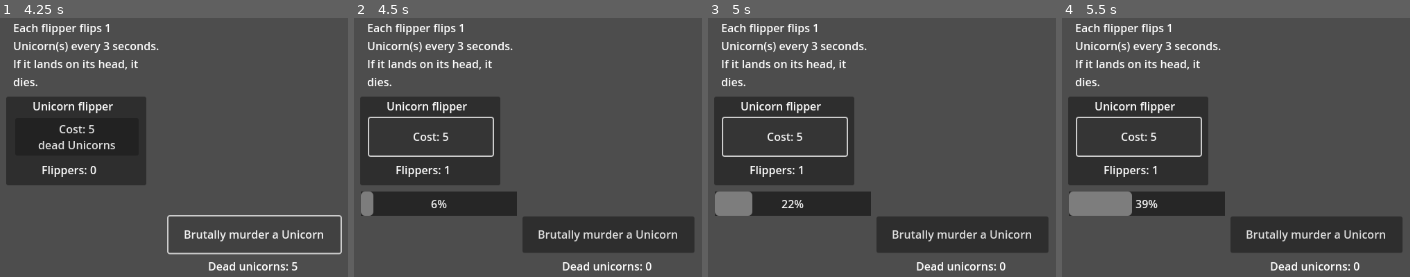
Above: before the commit, frames 1-4 (left to right).
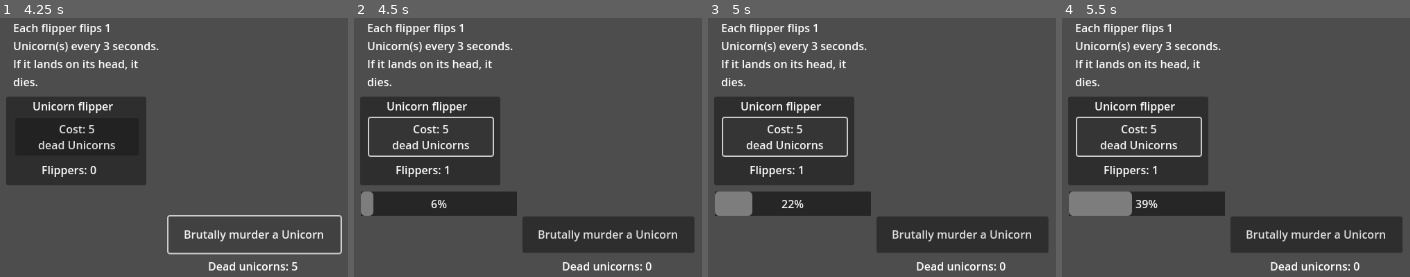
Above: after the commit, the same moments.

Repository: LoonTonk/Unicorn-Flipper
Game: Godot game, scene res://control.tscn
Two runs of this game, one before a commit and one after it. Both use one fixed random seed, a clock stepped at 60 frames per second and the inputs below.
Inputs (mouse positions are in pixels of both pictures, inside the frame that each line leads up to):
- Up to frame 1 (4.25 s): click "Brutally murder a Unicorn" at 0.5 s; click "Brutally murder a Unicorn" at 1.25 s; click "Brutally murder a Unicorn" at 2 s; tap Enter at 2.75 s; tap Space at 3.5 s
- Up to frame 2 (4.5 s): click "Cost: 5 dead Unicorns" at 4.25 s
- Up to frame 3 (5 s): no input
- Up to frame 4 (5.5 s): click (1138, 137) at 5 s, where only the run before the commit has a clickable "Cost: 5"

Frame 1 is identical in both runs. In frame 2, 0.7% of the frame differs, in the area x 10-34%, y 41-51%; in frame 3, 0.7%; in frame 4, 0.7%.

Commit message:
Flipper V2 fix

Diff:
--- a/flipper.gd
+++ b/flipper.gd
@@ -3,7 +3,7 @@
 @export var prefix: String = "Things: "
 @export var prob: float = 0.5
 @export var baseCost: int = 5
-@export var multiplier: int = -1
+@export var multiply: bool = false
 @onready var cost: int = baseCost
 @export var flippers: int = 0
 @onready var unicorns: Node = get_node("/root/Control/Unicorn num")
@@ -19,22 +19,16 @@
 		text = prefix + str(flippers)
 		box.add_child(timer.instantiate())
 		cost = baseCost * pow(1.15, flippers)
-		button.text = "Cost: " + str(cost)
+		button.text = "Cost: " + str(cost) + "\ndead Unicorns"
 
 # Called every frame. 'delta' is the elapsed time since the previous frame.
 func _process(delta):
 	if unicorns.things == baseCost:
 		owner.visible = true
 
-func flip() -> bool:
+func flip(multiplier: int = 1) -> bool:
 		if randf() < prob:
-			if multiplier == -1:
-				unicorns.change_things(horseMultiplier)
-			else:
-				unicorns.change_things(horseMultiplier * multiplier)
-				multiplier += 1
+			unicorns.change_things(horseMultiplier * multiplier)
 			return true
 		else:
-			if multiplier > 1:
-				multiplier = 1
 			return false
--- a/timer.gd
+++ b/timer.gd
@@ -3,6 +3,7 @@
 @onready var bar = get_node("..")
 @onready var flipper = get_node("../../../../Label2")
 @onready var mult = get_node("../M")
+var multiplier: int = 1
 
 var success = StyleBoxFlat.new()
 var failure = StyleBoxFlat.new()
@@ -11,7 +12,7 @@
 	success.set_bg_color(Color(0,0.5,0,1))
 	failure.set_bg_color(Color(0.5,0,0,1))
 	default.set_bg_color(Color(0,0,0,0.5))
-	if flipper.multiplier > 0:
+	if flipper.multiply:
 		mult.visible = true
 
 # Called every frame. 'delta' is the elapsed time since the previous frame.
@@ -23,8 +24,11 @@
 
 
 func _on_timeout():
-	if flipper.flip():
+	if flipper.flip(multiplier):
 		bar.set("theme_override_styles/background", success)
+		if flipper.multiply:
+			multiplier += 1
 	else:
 		bar.set("theme_override_styles/background", failure)
-	mult.text = "x" + str(flipper.multiplier)
+		multiplier = 1
+	mult.text = "x" + str(multiplier)
--- a/unicorn_flipper_v_2.tscn
+++ b/unicorn_flipper_v_2.tscn
@@ -26,7 +26,7 @@
 script = ExtResource("1_ci548")
 prefix = "Flipper V2s: "
 baseCost = 10
-multiplier = 1
+multiply = true
 
 [node name="Button" type="Button" parent="."]
 layout_mode = 0
